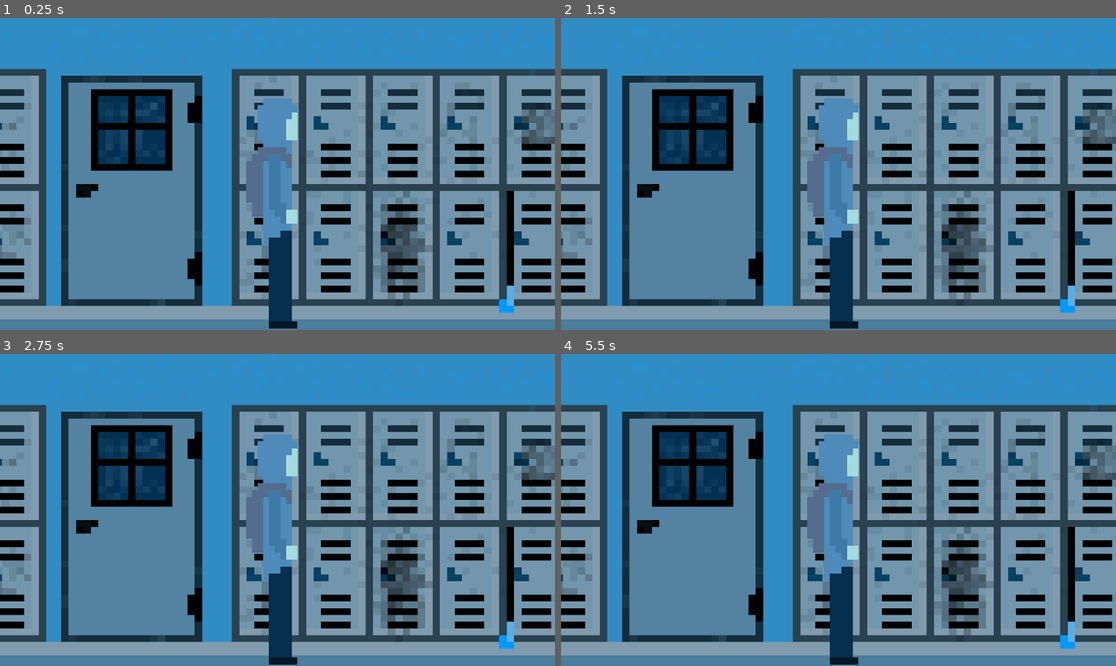
Above: before the commit, frames 1-4 (two rows, left to right).
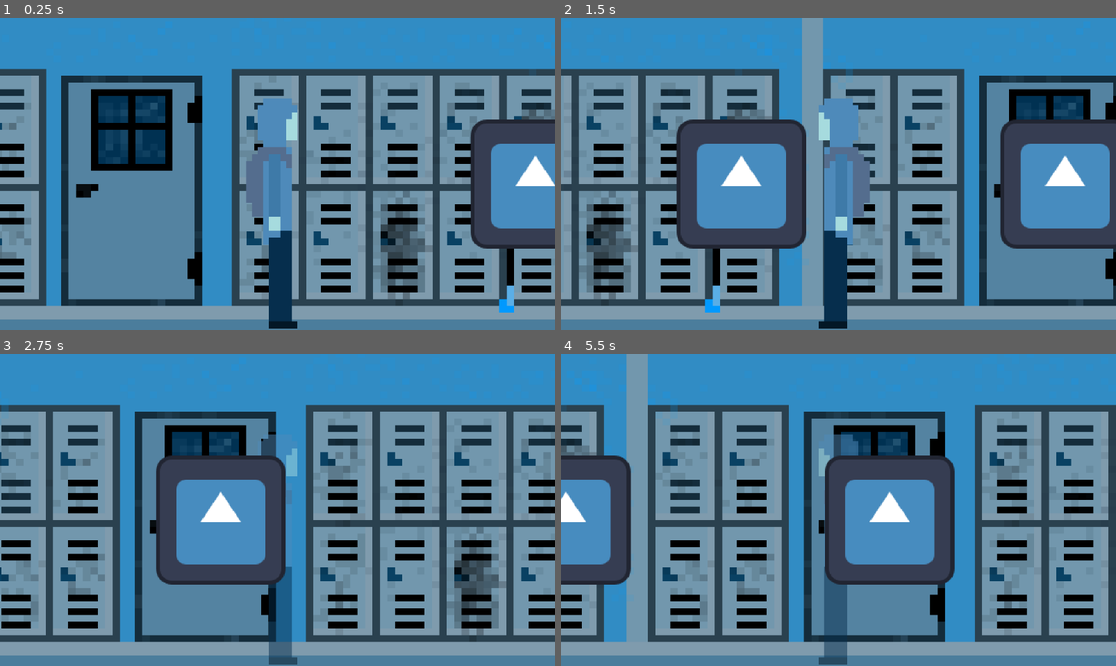
Above: after the commit, the same moments.

Repository: DragonNestKing1/Silent-Shifts
Game: Godot game, scene res://background.tscn
Same seed, same stepped clock (60 frames per second), same inputs: the game is played once before the commit and once after it. The engine's default icon, where the game draws it, is replaced by a stand-in: a white triangle on a blue panel in a dark square.
Inputs:
- Up to frame 1 (0.25 s): no input
- Up to frame 2 (1.5 s): tap Enter at 0.5 s; hold D (right) 0.53-1.28 s; tap Space (invisibility toggle) at 0.6, 1.35 s; hold A (left) from 1.28 s (still down)
- Up to frame 3 (2.75 s): release A (left) at 2.03 s; hold D (right) from 2.03 s (still down); tap Space (invisibility toggle) at 2.1 s
- Up to frame 4 (5.5 s): tap Space (invisibility toggle) every 0.75 s from 2.85 to 5.1 s; release D (right) at 3.53 s; hold A (left) from 3.53 s (still down)

The runs differ from the first frame. In frame 1, 6.2% of the frame differs, in the area x 48-100%, y 32-74%; in frame 2, 58%; in frame 3, 45%; in frame 4, 59%, in the area x 0-100%, y 0-100%.
Error before the commit: Parse Error: Expected identifier after "." for attribute access. (res://CharacterBody2D.gd:15)

Commit message:
Animation and Invisibility V0.03
The sprite now has a walking animation, and invisibility is now functional!

Diff:
--- a/CharacterBody2D.gd
+++ b/CharacterBody2D.gd
@@ -6,16 +6,27 @@
 	var input_direction = Input.get_vector("left", "right", "up", "down")
 	velocity = input_direction * speed
 
+	if velocity.x == 0 and velocity.y == 0:
+		$Icon2.play("idle")
+	else:
+		if velocity.x > 0:
+			$Icon2.play("walk")
+			$Icon2.flip_h = false
+		elif velocity.x < 0:
+			$Icon2.play("walk")
+			$Icon2.flip_h = true
+
 func invisibility():
 	var invis_button = Input.is_action_just_pressed("invisibility toggle")
 
 	if invis_button:
 		if get_node("Icon2").modulate.a == 1:
 			get_node("Icon2").modulate.a = 0.5
-			get_node("CollisionShape2D2").
+			$CollisionShape2D2.set_deferred("disabled", true)
 		elif get_node("Icon2").modulate.a == 0.5:
 			get_node("Icon2").modulate.a = 1
-
+			$CollisionShape2D2.set_deferred("disabled", false)
+var code_work = true
 
 func _physics_process(delta):
 	movement()
--- a/background.tscn
+++ b/background.tscn
@@ -1,7 +1,8 @@
-[gd_scene load_steps=3 format=3 uid="uid://dsxxohplbqdt"]
+[gd_scene load_steps=4 format=3 uid="uid://dsxxohplbqdt"]
 
 [ext_resource type="PackedScene" uid="uid://b5fv402jfajl8" path="res://character.tscn" id="1_30faw"]
 [ext_resource type="Texture2D" uid="uid://cbbsi28pvef0" path="res://HALLWAY.webp" id="1_c6w5i"]
+[ext_resource type="PackedScene" uid="uid://cb4gesb1xua3k" path="res://obstacle.tscn" id="3_4588n"]
 
 [node name="Background" type="Node2D"]
 
@@ -22,3 +23,9 @@
 
 [node name="CharacterBody2D" parent="." instance=ExtResource("1_30faw")]
 position = Vector2(1, 22)
+
+[node name="Obstacle" parent="." instance=ExtResource("3_4588n")]
+position = Vector2(256, 0)
+
+[node name="Obstacle2" parent="." instance=ExtResource("3_4588n")]
+position = Vector2(576, 0)
--- a/character.tscn
+++ b/character.tscn
@@ -1,19 +1,62 @@
-[gd_scene load_steps=4 format=3 uid="uid://b5fv402jfajl8"]
+[gd_scene load_steps=10 format=3 uid="uid://b5fv402jfajl8"]
 
 [ext_resource type="Script" path="res://CharacterBody2D.gd" id="1_xrbev"]
-[ext_resource type="Texture2D" uid="uid://ddbb2d5r3n46o" path="res://Dude.png" id="2_02xfn"]
+[ext_resource type="Texture2D" uid="uid://x3agjiaej787" path="res://pixilart-sprite.png" id="3_yexk2"]
 
 [sub_resource type="RectangleShape2D" id="RectangleShape2D_lpt7e"]
 size = Vector2(64, 240)
 
+[sub_resource type="AtlasTexture" id="AtlasTexture_mt7vk"]
+atlas = ExtResource("3_yexk2")
+region = Rect2(0, 0, 25, 35)
+
+[sub_resource type="AtlasTexture" id="AtlasTexture_otvpd"]
+atlas = ExtResource("3_yexk2")
+region = Rect2(0, 0, 25, 35)
+
+[sub_resource type="AtlasTexture" id="AtlasTexture_c025s"]
+atlas = ExtResource("3_yexk2")
+region = Rect2(25, 0, 25, 35)
+
+[sub_resource type="AtlasTexture" id="AtlasTexture_eh111"]
+atlas = ExtResource("3_yexk2")
+region = Rect2(50, 0, 25, 35)
+
+[sub_resource type="AtlasTexture" id="AtlasTexture_7kf22"]
+atlas = ExtResource("3_yexk2")
+region = Rect2(75, 0, 25, 35)
+
+[sub_resource type="SpriteFrames" id="SpriteFrames_2pvw3"]
+animations = [{
+"frames": [{
+"duration": 1.0,
+"texture": SubResource("AtlasTexture_mt7vk")
+}],
+"loop": true,
+"name": &"idle",
+"speed": 5.0
+}, {
+"frames": [{
+"duration": 1.0,
+"texture": SubResource("AtlasTexture_otvpd")
+}, {
+"duration": 1.0,
+"texture": SubResource("AtlasTexture_c025s")
+}, {
+"duration": 1.0,
+"texture": SubResource("AtlasTexture_eh111")
+}, {
+"duration": 1.0,
+"texture": SubResource("AtlasTexture_7kf22")
+}],
+"loop": true,
+"name": &"walk",
+"speed": 5.0
+}]
+
 [node name="CharacterBody2D" type="CharacterBody2D"]
 motion_mode = 1
 script = ExtResource("1_xrbev")
-speed = null
-
-[node name="Icon2" type="Sprite2D" parent="."]
-scale = Vector2(5.62, 6.9)
-texture = ExtResource("2_02xfn")
 
 [node name="Camera2D2" type="Camera2D" parent="."]
 position = Vector2(0, -32)
@@ -21,3 +64,8 @@
 
 [node name="CollisionShape2D2" type="CollisionShape2D" parent="."]
 shape = SubResource("RectangleShape2D_lpt7e")
+
+[node name="Icon2" type="AnimatedSprite2D" parent="."]
+scale = Vector2(5.62, 6.9)
+sprite_frames = SubResource("SpriteFrames_2pvw3")
+animation = &"idle"
Binary file added: pixilart-sprite.png
Not shown, added: pixilart-sprite.png.import
